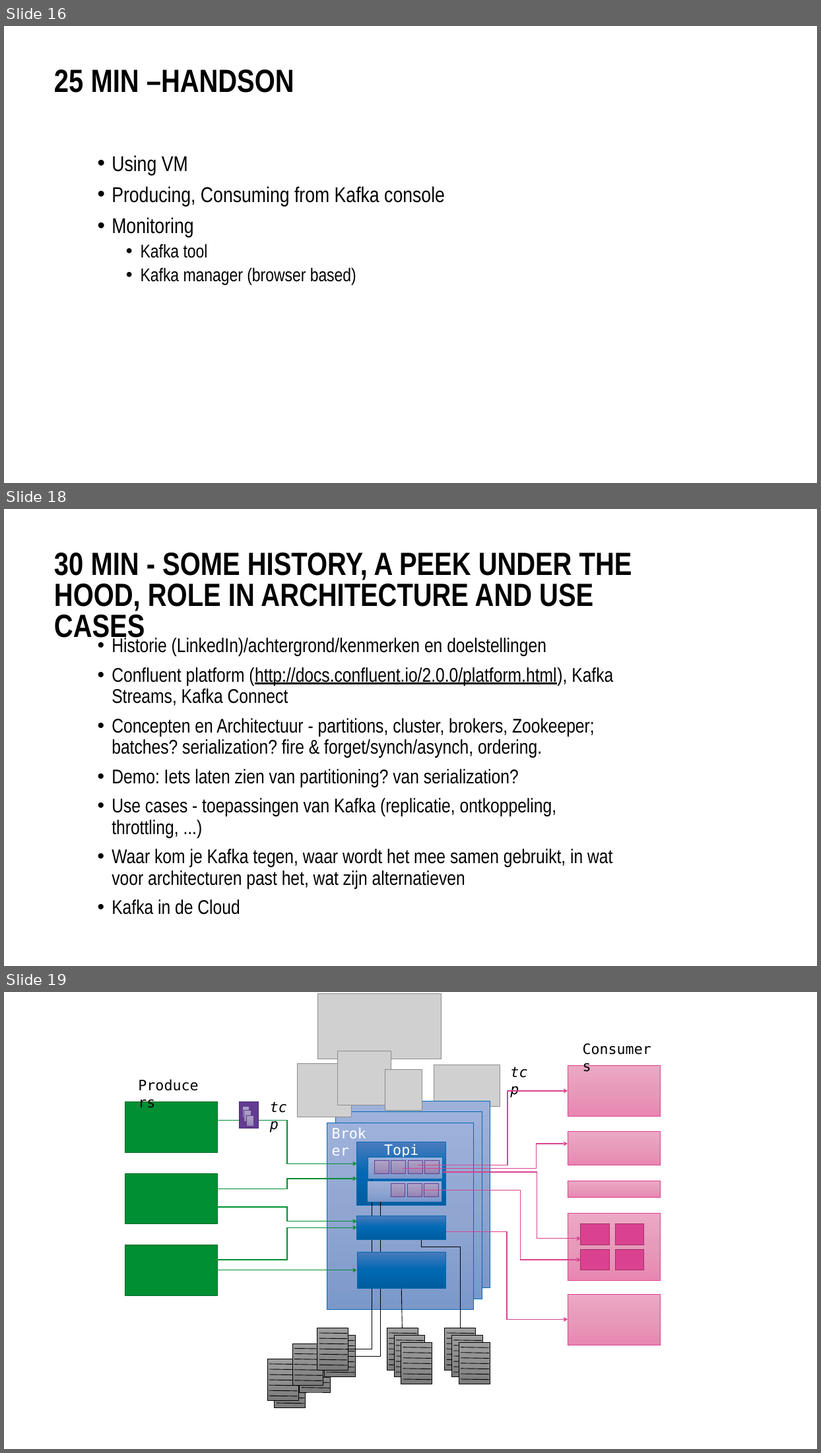
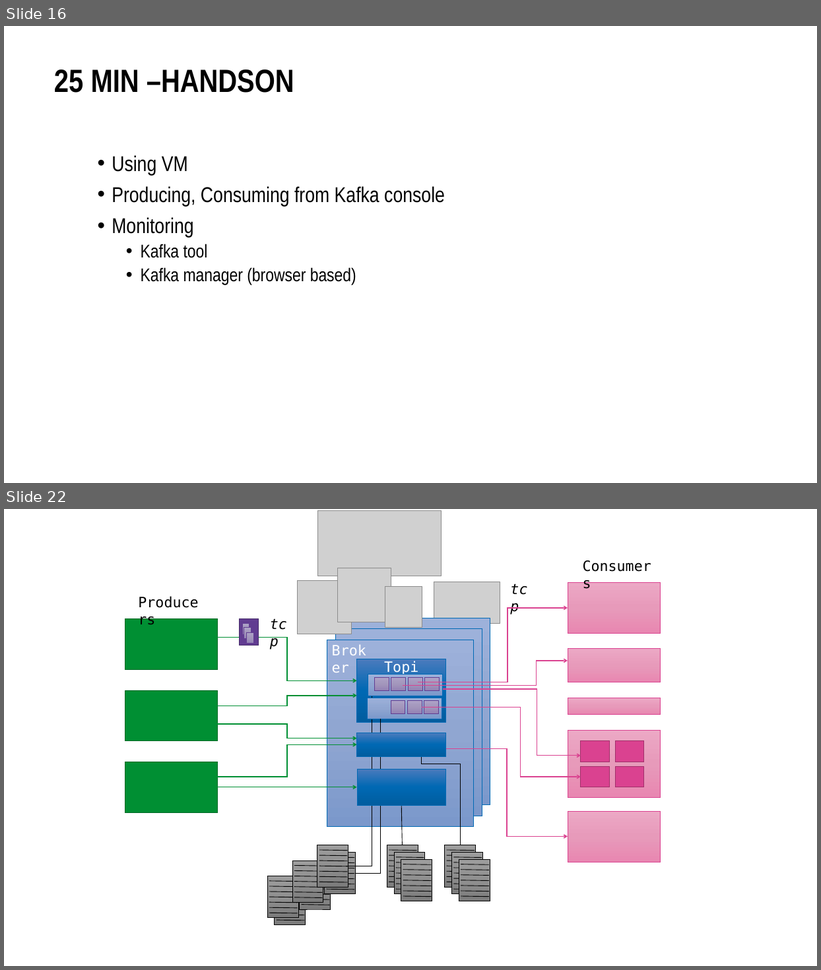
Before and after one commit to MaartenSmeets/kafka-workshop, a slide deck: Kafka_SIG_09feb2017.pptx. Shown one above the other, each under a label of ours: slides 16, 18 and 19 before the commit, slides 16 and 22 after it; the slides between them are not shown. The pictures are 821x1453 and 821x970 pixels, drawn with LibreOffice and Linux fonts; fonts in the diff are those of the drawing; grey boxes stand for pictures; background and template pictures are left out. Boxes give left, top, right and bottom in pixels: in the first picture for what was removed or moved away, otherwise in the second. Text is boxed around its words. In the diff, an @@ line names an element or a change of style, - is before the commit and + after.

Commit message:
Adding slides on under the hood details (consuming, producing, partitioning, cluster). ecosystem - connect, streams, confluent
Still TODO:
some architecture

```diff
--- a/Kafka_SIG_09feb2017.pptx
+++ b/Kafka_SIG_09feb2017.pptx
@@ slide 18 removed at <box>4,509,817,966</box>, background #FFFFFF @@
@@ title removed at <box>54,553,632,611</box> @@
-30 MIN - SOME HISTORY, A PEEK UNDER THE HOOD, ROLE IN ARCHITECTURE AND USE CASES
@@ text removed at <box>112,636,613,889</box> @@
-• Historie (LinkedIn)/achtergrond/kenmerken en doelstellingen
-• Confluent platform (http://docs.confluent.io/2.0.0/platform.html), Kafka Streams, Kafka Connect
-• Concepten en Architectuur - partitions, cluster, brokers, Zookeeper; batches? serialization? fire & forget/synch/asynch, ordering.
-• Demo: Iets laten zien van partitioning? van serialization?
-• Use cases - toepassingen van Kafka (replicatie, ontkoppeling, throttling, ...)
-• Waar kom je Kafka tegen, waar wordt het mee samen gebruikt, in wat voor architecturen past het, wat zijn alternatieven
-• Kafka in de Cloud
@@ what was slide 19 is now slide 22 @@
```
Also in this commit, not shown: 7 slides changed, 9 slides added, 2 other slides removed.
